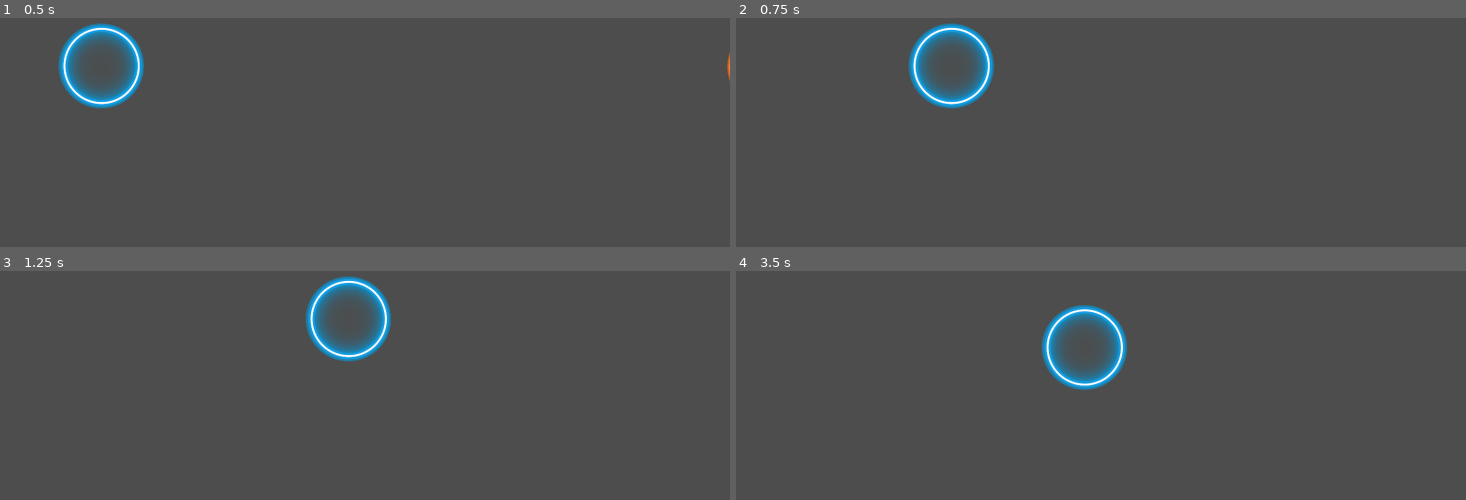
Above: before the commit, frames 1-4 (two rows, left to right).
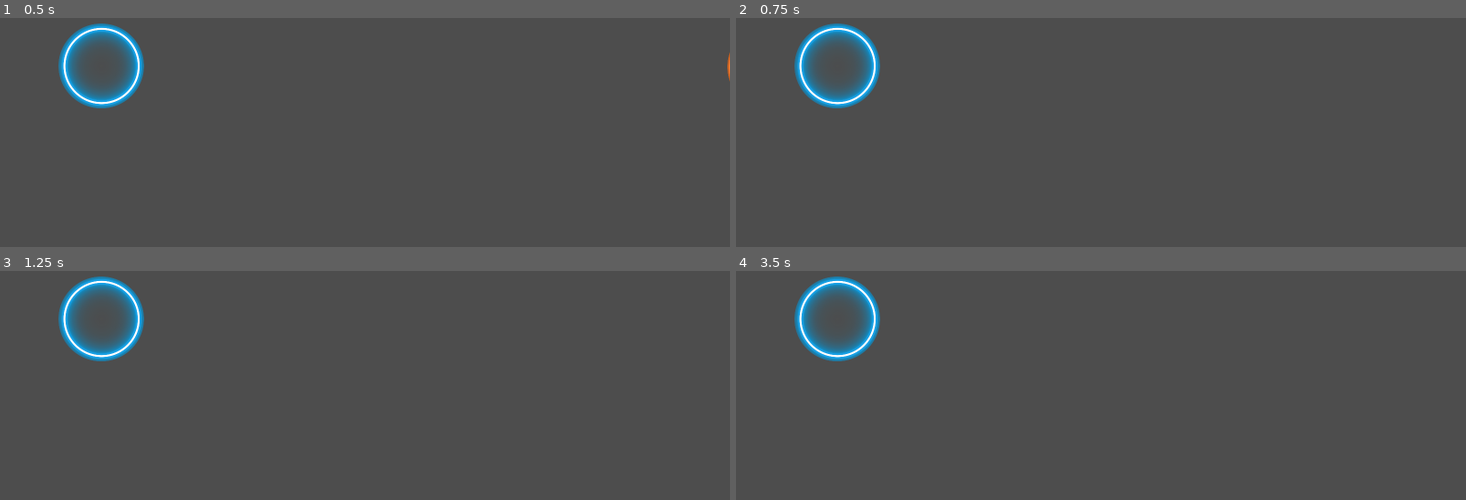
Above: after the commit, the same moments.

Repository: zohaib642/Hockey-Lite
Game: Godot game, scene res://scenes/map.tscn
Same seed, same stepped clock (60 frames per second), same inputs: the game is played once before the commit and once after it.
Inputs:
- Up to frame 1 (0.5 s): no input
- Up to frame 2 (0.75 s): tap Enter at 0.5 s; hold Right (ui_right) from 0.53 s (still down)
- Up to frame 3 (1.25 s): keep holding Right (ui_right)
- Up to frame 4 (3.5 s): tap Space at 1.25, 2.75 s; release Right (ui_right) at 1.28 s; hold Down (ui_down) 1.28-2.03 s; tap Enter at 2 s; hold Right (ui_right) 2.03-2.78 s; hold Up (ui_up) from 2.78 s (still down)

Frame 1 is identical in both runs. In frame 2, 4.9% of the frame differs, in the area x 8-36%, y 2-40%; in frame 3, 4.9%; in frame 4, 4.9%, in the area x 8-54%, y 2-53%.

Commit message:
fixed independent movement

Diff:
--- a/scenes/move.gd
+++ b/scenes/move.gd
@@ -9,12 +9,12 @@
 
 # Called every frame. 'delta' is the elapsed time since the previous frame.
 func _process(delta: float) -> void:
-	if Input.is_action_pressed("ui_right") or Input.is_key_pressed(KEY_D):
+	if Input.is_action_pressed("sprite1_right") or Input.is_key_pressed(KEY_D):
 		if position.x < get_tree().root.get_viewport().get_size().x/2.1:
 			position.x += speed * delta
-	if Input.is_action_pressed("ui_left") or Input.is_key_pressed(KEY_A):
+	if Input.is_action_pressed("sprite1_left") or Input.is_key_pressed(KEY_A):
 		position.x -= speed * delta
-	if Input.is_action_pressed("ui_up") or Input.is_key_pressed(KEY_W):
+	if Input.is_action_pressed("sprite1_up") or Input.is_key_pressed(KEY_W):
 		position.y -= speed * delta
-	if Input.is_action_pressed("ui_down") or Input.is_key_pressed(KEY_S):
+	if Input.is_action_pressed("sprite1_down") or Input.is_key_pressed(KEY_S):
 		position.y += speed * delta
--- a/scenes/move2.gd
+++ b/scenes/move2.gd
@@ -9,12 +9,12 @@
 
 # Called every frame. 'delta' is the elapsed time since the previous frame.
 func _process(delta: float) -> void:
-	if Input.is_action_pressed("ui_right") or Input.is_key_pressed(KEY_RIGHT):
+	if Input.is_action_pressed("sprite2_right") or Input.is_key_pressed(KEY_RIGHT):
+		position.x += speed * delta
+	if Input.is_action_pressed("sprite2_left") or Input.is_key_pressed(KEY_LEFT):
 		if position.x > get_tree().root.get_viewport().get_size().x/2.1:
-			position.x += speed * delta
-	if Input.is_action_pressed("ui_left") or Input.is_key_pressed(KEY_LEFT):
-		position.x -= speed * delta
-	if Input.is_action_pressed("ui_up") or Input.is_key_pressed(KEY_UP):
+			position.x -= speed * delta
+	if Input.is_action_pressed("sprite2_up") or Input.is_key_pressed(KEY_UP):
 		position.y -= speed * delta
-	if Input.is_action_pressed("ui_down") or Input.is_key_pressed(KEY_DOWN):
+	if Input.is_action_pressed("sprite2_down") or Input.is_key_pressed(KEY_DOWN):
 		position.y += speed * delta
